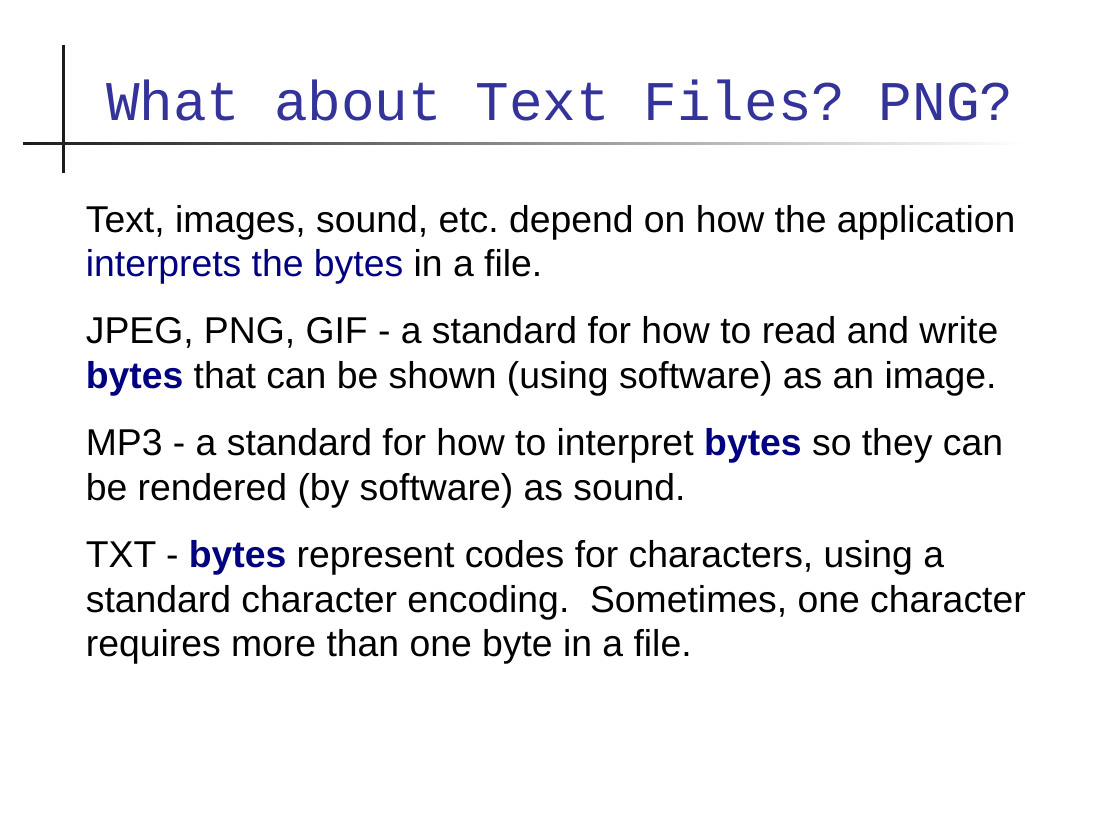
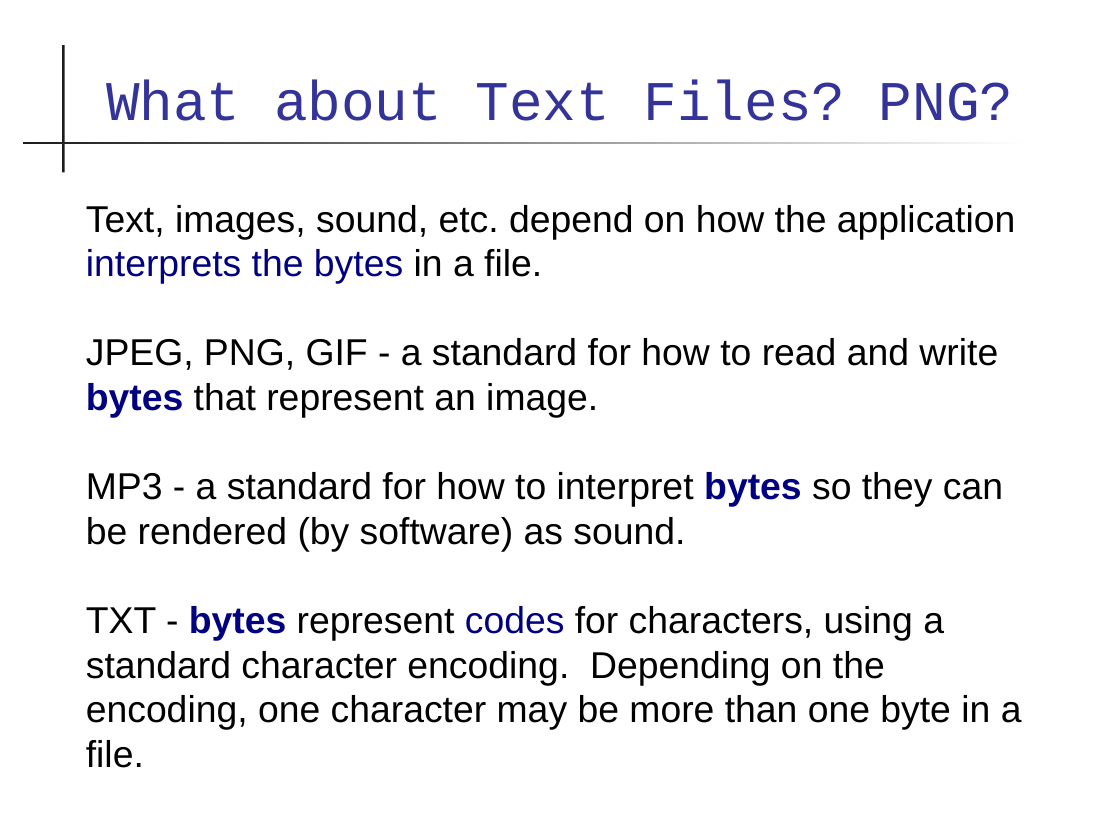
Before and after one commit to skeoop/skeoop.github.io, a slide deck: slide 5 of io/Input-Output.ppt. Drawn at 1120x840 pixels with LibreOffice and Linux fonts; fonts in the diff are those of the drawing. Boxes give left, top, right and bottom in pixels: in the first picture for what was removed or moved away, otherwise in the second. Text is boxed around its words. In the diff, an @@ line names an element or a change of style, - is before the commit and + after.

Commit message:
fix some wording in I/O slides

```diff
--- a/io/Input-Output.ppt
+++ b/io/Input-Output.ppt
@@ text at bbox=[86, 338, 998, 418]: text changed @@
-JPEG, PNG, GIF - a standard for how to read and write bytes that can be shown (using software) as an image.
+JPEG, PNG, GIF - a standard for how to read and write bytes that represent an image.
@@ text at bbox=[86, 472, 1003, 552]: more space between paragraphs @@
@@ text at bbox=[86, 606, 1022, 768]: text changed @@
-TXT - bytes represent codes for characters, using a standard character encoding. Sometimes, one character requires more than one byte in a file.
+TXT - bytes represent codes for characters, using a standard character encoding. Depending on the encoding, one character may be more than one byte in a file.
```
Also in this commit, not shown: 23 other slides changed, 1 slide removed, 1 other file.
